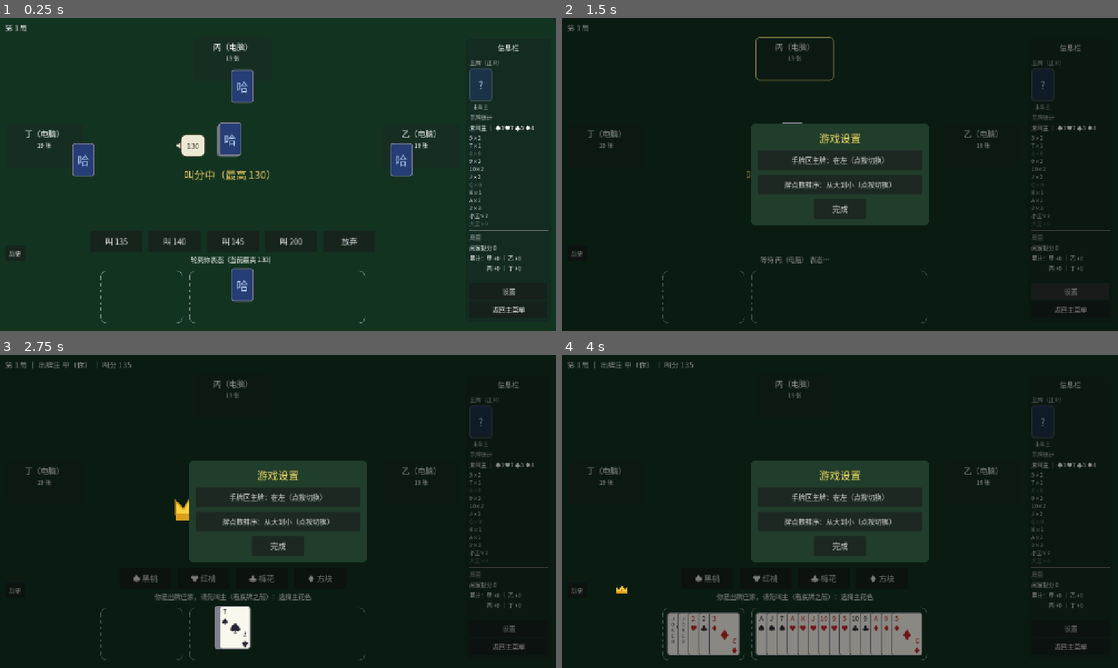
Above: before the commit, frames 1-4 (two rows, left to right).
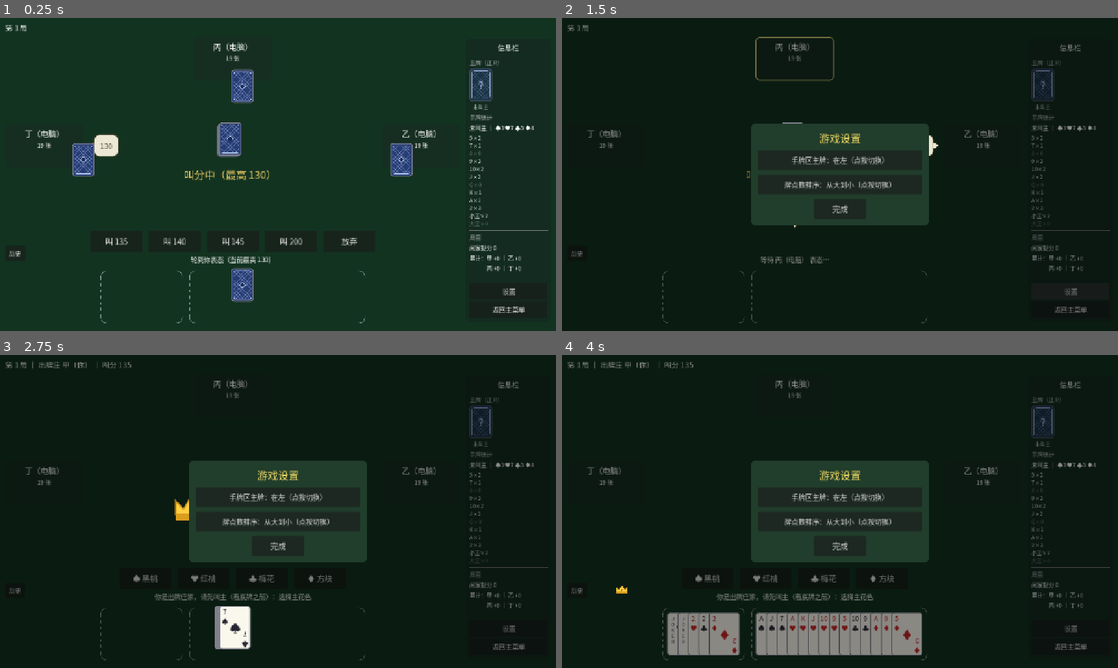
Above: after the commit, the same moments.

Repository: longy1/three-beat-one
Game: Godot game, scene res://scene/table/game_table.tscn
Two runs of this game, one before a commit and one after it. Both use one fixed random seed, a clock stepped at 60 frames per second and the inputs below. This scene is started directly instead of the project's main scene.
Inputs:
- Up to frame 1 (0.25 s): no input
- Up to frame 2 (1.5 s): click "叫 135" at 0.5 s; click "设置" at 1.25 s
- Up to frame 3 (2.75 s): click "返回主菜单" at 2 s
- Up to frame 4 (4 s): click "♠ 黑桃" at 2.75 s; click "♥ 红桃" at 3.5 s

The runs differ from the first frame. In frame 1, 1.4% of the frame differs, in the area x 13-89%, y 16-90%; in frame 2, 0.1%; in frame 3, less than 0.1%; in frame 4, less than 0.1%.

Commit message:
ui: 牌背程序化花背重绘（去哈字）+ 主牌标识守卫自愈 + 气泡尖角贴面板
- 牌背去「哈」字，改为经典扑克花背的程序化纹样（CardBackPattern：
  浅色内缩圆角内框 + 45° 双向斜线菱形格纹 + 中央菱形徽章，三档尺寸自适应），
  CardWidget 移除 back_mark 参数，维持零外部素材约束
- 主牌标识消失根治：揭主落位回调不再依赖 _last_trump_shown 预标记，
  _refresh_top_bar 守卫加 _trump_reveal.active 条件——飞行被打断时
  active 复位由守卫自愈重渲；TrumpReveal.clear() 同步 kill tween
- 叫分气泡尖角贴近玩家面板（甲手牌区顶 8px / 乙丙丁面板缘 6~12px）

Diff:
--- a/script/table/bid_bubbles.gd
+++ b/script/table/bid_bubbles.gd
@@ -14,14 +14,14 @@
 const MAX_SIZE := Vector2(430, 180)
 const PAD := 14.0          ## 气泡文字四周留空（≈半字号）
 const TAIL := 12.0         ## 尾巴长度
-## 气泡锚点（相对窗口比例 ×根尺寸）：气泡靠座位一侧、尾巴指向座位——
-## 你=手牌上方（尾巴朝下）、乙=面板左侧（尾巴朝右）、丙=面板下方（尾巴朝上）、
-## 丁=面板右侧（尾巴朝左）
+## 气泡锚点（相对窗口比例 ×根尺寸）：气泡靠座位一侧、尾巴尖角贴近玩家面板
+## （720p 基准：你=手牌区顶上方 8px、乙=面板左缘 12px、丙=面板底 6px、
+## 丁=面板右缘 12px）——尾巴朝座位方向
 const ANCHORS := {
-	0: Vector2(0.419, 0.640),
-	1: Vector2(0.520, 0.408),
-	2: Vector2(0.419, 0.230),
-	3: Vector2(0.316, 0.408),
+	0: Vector2(0.419, 0.669),
+	1: Vector2(0.678, 0.408),
+	2: Vector2(0.419, 0.208),
+	3: Vector2(0.159, 0.408),
 }
 ## 尾巴方向（气泡相对座位的朝向）：0=朝下 1=朝右 2=朝上 3=朝左（键=座位）
 const TAIL_DIRS := {0: 0, 1: 1, 2: 2, 3: 3}
--- a/script/table/card_widget.gd
+++ b/script/table/card_widget.gd
@@ -37,14 +37,12 @@
 var card: Card = null
 var face_up := true
 var selected := false
-var back_mark := "哈"  ## 背面中央标记字；置空则背面无字（如信息栏未叫主态，仅问号）
-
-
-static func create(p_card: Card, p_face_up: bool, small := false, p_back_mark := "哈") -> CardWidget:
+
+
+static func create(p_card: Card, p_face_up: bool, small := false) -> CardWidget:
 	var w := CardWidget.new()
 	w.card = p_card
 	w.face_up = p_face_up
-	w.back_mark = p_back_mark
 	var sz := SIZE_SMALL if small else SIZE_NORMAL
 	w.custom_minimum_size = sz
 	w.size = sz
@@ -53,11 +51,10 @@
 
 
 ## 指定尺寸创建（出牌区按张数自适应：拖拉机等 4 张用中号，避免遮挡姓名版）
-static func create_sized(p_card: Card, p_face_up: bool, p_size: Vector2, p_back_mark := "哈") -> CardWidget:
+static func create_sized(p_card: Card, p_face_up: bool, p_size: Vector2) -> CardWidget:
 	var w := CardWidget.new()
 	w.card = p_card
 	w.face_up = p_face_up
-	w.back_mark = p_back_mark
 	w.custom_minimum_size = p_size
 	w.size = p_size
 	w._refresh()
@@ -87,16 +84,10 @@
 
 	if not face_up or card == null:
 		style.bg_color = BACK_COLOR
-		if back_mark != "":
-			var back := Label.new()
-			back.text = back_mark
-			back.set_anchors_preset(Control.PRESET_FULL_RECT)
-			back.horizontal_alignment = HORIZONTAL_ALIGNMENT_CENTER
-			back.vertical_alignment = VERTICAL_ALIGNMENT_CENTER
-			back.add_theme_font_size_override("font_size", [36, 28, 32][2 if medium else (1 if small else 0)])
-			back.modulate = Color(0.72, 0.8, 0.95)
-			back.mouse_filter = Control.MOUSE_FILTER_IGNORE
-			add_child(back)
+		var pattern := CardBackPattern.new()
+		pattern.set_anchors_preset(Control.PRESET_FULL_RECT)
+		pattern.mouse_filter = Control.MOUSE_FILTER_IGNORE
+		add_child(pattern)
 		return
 
 	var is_red: bool = card.suit == Card.Suit.HEART or card.suit == Card.Suit.DIAMOND \
@@ -242,3 +233,82 @@
 				return Color(0.15, 0.15, 0.2)  # 眼（深）
 			_:
 				return Color(0.36, 0.52, 0.78)  # 身（蓝）
+
+
+## 牌背纹样（经典扑克花背的程序化重绘，无图片素材 [码4]）：深蓝底上浅色内缩
+## 圆角内框 + 内区 45° 双向斜线菱形格纹 + 中央菱形徽章。全部按控件实际尺寸
+## 自绘，三档卡牌尺寸通吃（与 PixelJester 同手法）。
+class CardBackPattern:
+	extends Control
+
+	const FRAME_COLOR := Color(0.72, 0.8, 0.95, 0.8)   ## 内框与徽章描边（浅蓝）
+	const LATTICE_COLOR := Color(0.72, 0.8, 0.95, 0.3) ## 格纹斜线（更淡）
+	const MEDAL_FILL := Color(0.1, 0.17, 0.34)         ## 徽章底（比牌背更深）
+
+	func _draw() -> void:
+		var inset := 5.0
+		var inner := Rect2(Vector2(inset, inset), size - Vector2(inset * 2.0, inset * 2.0))
+		if inner.size.x < 8.0 or inner.size.y < 8.0:
+			return
+		# 浅色内缩圆角内框（只描边）
+		var frame := StyleBoxFlat.new()
+		frame.bg_color = Color(0, 0, 0, 0)
+		frame.set_border_width_all(1.5)
+		frame.border_color = FRAME_COLOR
+		frame.set_corner_radius_all(4)
+		draw_style_box(frame, inner)
+		# 内区 45° 双向斜线（与矩形边界求交裁剪，不出格）：
+		# y = x + c 的有效截距 c ∈ [t−r, b−l]；y = −x + c 的有效截距 c ∈ [t+l, b+r]
+		var step := 7.0
+		var c := inner.position.y - inner.end.x
+		var c_end := inner.end.y - inner.position.x
+		while c <= c_end:
+			var seg := _diag_points(inner, c, false)
+			if seg.size() == 2:
+				draw_line(seg[0], seg[1], LATTICE_COLOR, 1.0)
+			c += step
+		c = inner.position.x + inner.position.y
+		c_end = inner.end.x + inner.end.y
+		while c <= c_end:
+			var seg := _diag_points(inner, c, true)
+			if seg.size() == 2:
+				draw_line(seg[0], seg[1], LATTICE_COLOR, 1.0)
+			c += step
+		# 中央菱形徽章
+		var center := inner.get_center()
+		var r := minf(inner.size.x, inner.size.y) * 0.16
+		var pts := PackedVector2Array([
+			center + Vector2(0, -r), center + Vector2(r, 0),
+			center + Vector2(0, r), center + Vector2(-r, 0),
+		])
+		draw_colored_polygon(pts, MEDAL_FILL)
+		draw_polyline(pts + PackedVector2Array([pts[0]]), FRAME_COLOR, 1.5)
+
+	## 直线 y = x + c（down=false）或 y = -x + c（down=true）与 rect 的交点
+	## （0 或 2 个，角点相交时去重）
+	func _diag_points(rect: Rect2, c: float, down: bool) -> Array:
+		var pts: Array = []
+		var l := rect.position.x
+		var t := rect.position.y
+		var r := rect.end.x
+		var b := rect.end.y
+		if down:
+			if t <= c - l and c - l <= b: pts.append(Vector2(l, c - l))
+			if t <= c - r and c - r <= b: pts.append(Vector2(r, c - r))
+			if l <= c - t and c - t <= r: pts.append(Vector2(c - t, t))
+			if l <= c - b and c - b <= r: pts.append(Vector2(c - b, b))
+		else:
+			if t <= l + c and l + c <= b: pts.append(Vector2(l, l + c))
+			if t <= r + c and r + c <= b: pts.append(Vector2(r, r + c))
+			if l <= t - c and t - c <= r: pts.append(Vector2(t - c, t))
+			if l <= b - c and b - c <= r: pts.append(Vector2(b - c, b))
+		var uniq: Array = []
+		for p in pts:
+			var dup := false
+			for q in uniq:
+				if q.distance_squared_to(p) < 0.01:
+					dup = true
+					break
+			if not dup:
+				uniq.append(p)
+		return uniq
--- a/script/table/game_table.gd
+++ b/script/table/game_table.gd
@@ -287,11 +287,16 @@
 
 
 func _on_discard_required(seat: int) -> void:
-	# 揭主双飞：叫主完成的此刻皇冠已飞向庄家，主 R 牌从中央飞向
-	# 信息栏主牌展示位；信息栏在牌面落位后才显示主牌（_last_trump_shown 先行
-	# 标记，_refresh 跳过即时刷新，落位回调里 set_trump）
+	# 揭主双飞：叫主完成的此刻皇冠已飞向庄家，主 R 牌从中央飞向信息栏主牌展示位。
+	# 主牌标识 = 守卫自愈渲染：飞行中（_trump_reveal.active）_refresh_top_bar 跳过，
+	# 落位回调里 set_trump 并记 _last_trump_shown；若飞行被 clear() 打断（新局/新拍卖
+	# 的防御性清理，回调不再触发），active 已复位 → 下次 _refresh 由守卫重渲——
+	# 根治旧版「落位回调丢失 + _last_trump_shown 引用比较永久跳过」的标识消失
 	var trump_card := Card.new(engine.trump.suit, engine.trump.rank)
-	_last_trump_shown = engine.trump
+	_trump_reveal.play(self, trump_card, sidebar.trump_slot_center(), func():
+		_last_trump_shown = engine.trump
+		sidebar.set_trump(trump_card)
+		_trump_reveal.clear())
 	_refresh()
 	if seat == HUMAN_SEAT:
 		hand_area.begin_select("discard")
@@ -304,11 +309,8 @@
 		action_bar.reset()
 		hint_label.text = "等待 %s 扣底…" % seat_names[seat]
 		if _online:
-			return  # 联机：远端动作由服务器回放驱动
+			return  # 联机：远端动作由服务器回放驱动（AI/托管代打均在服务端）
 		_run_ai(func(): engine.submit_discard(seat, AiPolicy.choose_discard(engine.hands[seat], engine.trump)), AI_DISCARD_DELAY)
-	_trump_reveal.play(self, trump_card, sidebar.trump_slot_center(), func():
-		sidebar.set_trump(trump_card)
-		_trump_reveal.clear())
 
 
 func _on_play_required(seat: int) -> void:
@@ -604,8 +606,9 @@
 	game_info.text = info
 	if engine.phase != GameEngine.Phase.AUCTION:
 		bid_center_label.text = ""
-	# 主牌提示：一张「正 R」牌面放入信息栏（仅叫主变化时重建）
-	if engine.trump != _last_trump_shown:
+	# 主牌提示：一张「正 R」牌面放入信息栏（仅叫主变化时重建；揭主飞行期间跳过
+	# ——落位回调渲染；飞行被打断时 active 复位，此处守卫自愈重渲）
+	if engine.trump != _last_trump_shown and not _trump_reveal.active:
 		_last_trump_shown = engine.trump
 		if engine.trump != null:
 			sidebar.set_trump(Card.new(engine.trump.suit, engine.trump.rank))
--- a/script/table/info_sidebar.gd
+++ b/script/table/info_sidebar.gd
@@ -32,8 +32,8 @@
 	for child in slot.get_children():
 		child.queue_free()
 	if card == null:
-		# 未叫主：无字牌背微透明 + 问号（问号颜色与牌背哈字一致）
-		var back := CardWidget.create(null, false, true, "")
+		# 未叫主：牌背微透明 + 问号（问号颜色与牌背纹样色一致）
+		var back := CardWidget.create(null, false, true)
 		back.modulate = Color(1, 1, 1, 0.45)
 		slot.add_child(back)
 		var q := Label.new()
--- a/script/table/trump_reveal.gd
+++ b/script/table/trump_reveal.gd
@@ -11,6 +11,7 @@
 var active := false                             ## 揭主动画进行中（期间信息栏不显示主牌）
 
 var _card_widget: CardWidget = null
+var _tween: Tween = null
 
 
 ## 揭主期间标记（控制器据此跳过信息栏主牌的即时刷新）
@@ -18,8 +19,12 @@
 	active = true
 
 
-## 清理飞行牌面并结束标记
+## 清理飞行牌面并结束标记（同时杀掉飞行 tween：飞行被打断时落位回调不再
+## 触发，信息栏主牌由控制器守卫自愈重渲——本方法复位 active 即恢复守卫放行）
 func clear() -> void:
+	if _tween != null and _tween.is_valid():
+		_tween.kill()
+	_tween = null
 	if _card_widget != null:
 		_card_widget.queue_free()
 		_card_widget = null
@@ -38,6 +43,7 @@
 	_card_widget.z_index = 60
 	root.add_child(_card_widget)
 	var tw := root.create_tween()
+	_tween = tw
 	tw.set_parallel(true)
 	# TRANS_CUBIC + EASE_OUT：起步快、逐渐减速（与皇冠动画一致）
 	tw.tween_property(_card_widget, "position", target - CardWidget.SIZE_NORMAL / 2.0, fly_duration) \
--- a/test/test_components.gd
+++ b/test/test_components.gd
@@ -33,14 +33,18 @@
 	test.check(joker_red, "大王着红色")
 
 
-## CardWidget：牌背与空牌安全渲染
+## CardWidget：牌背（程序化花背纹样，无文字标记）与空牌安全渲染
 func test_card_widget_back(test) -> void:
 	var w := CardWidget.create(Card.new(Card.Suit.SPADE, Card.RANK_A), false)
-	var texts: Array[String] = []
+	var has_pattern := false
+	var has_text := false
 	for c in w.get_children():
-		if c is Label:
-			texts.append(c.text)
-	test.check("哈" in texts, "牌背显示哈字")
+		if c is CardWidget.CardBackPattern:
+			has_pattern = true
+		if c is Label and c.text != "":
+			has_text = true
+	test.check(has_pattern, "牌背为程序化纹样（CardBackPattern）")
+	test.check(not has_text, "牌背无文字标记（旧版「哈」字已移除）")
 	var hidden := CardWidget.create(null, false)  # card=null 也走背面
 	var hidden_ok := hidden.get_child_count() > 0
 	test.check(hidden_ok, "null 牌安全渲染背面")
